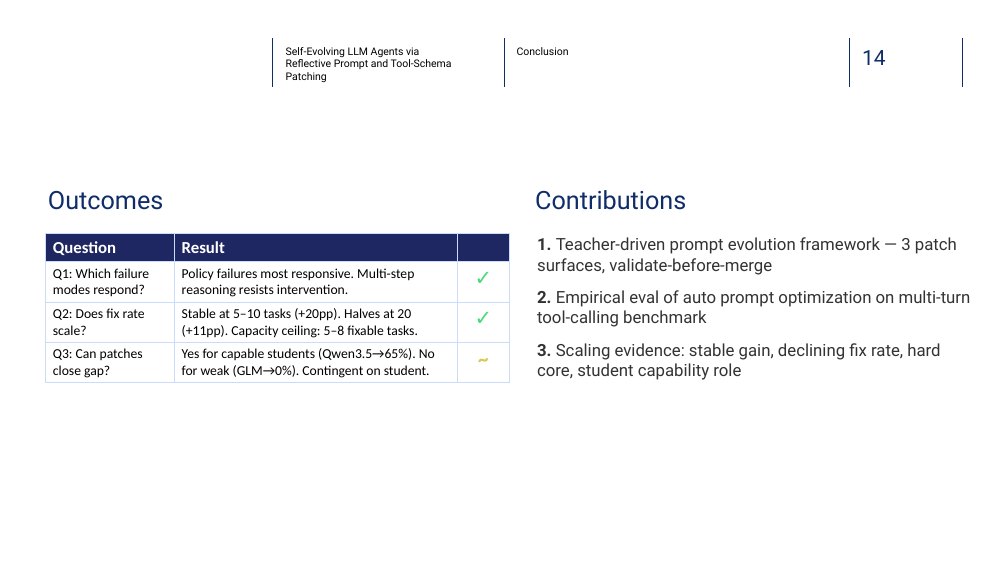
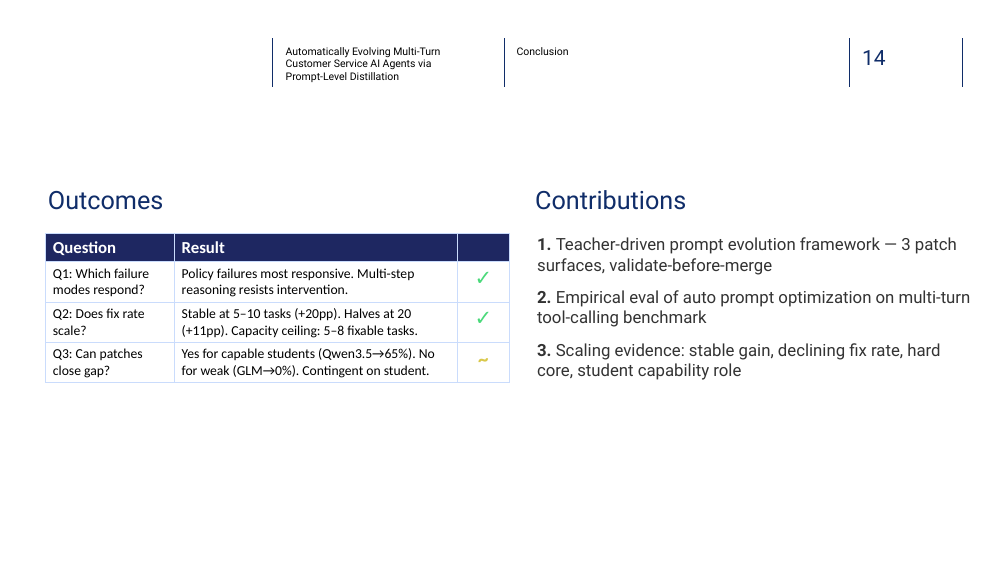
Before and after one commit to glebdementev/tau-evo, a slide deck: slide 15 of slides/defense.pptx (slide 14 before the commit). Drawn at 1008x567 pixels with LibreOffice and Linux fonts; fonts in the diff are those of the drawing; background and template pictures are left out. Boxes give left, top, right and bottom in pixels: in the first picture for what was removed or moved away, otherwise in the second. Text is boxed around its words. In the diff, an @@ line names an element or a change of style, - is before the commit and + after.

```diff
--- a/slides/defense.pptx
+++ b/slides/defense.pptx
@@ text at (x1=286, y1=47, x2=440, y2=82): text changed @@
-Self-Evolving LLM Agents via Reflective Prompt and Tool-Schema Patching
+Automatically Evolving Multi-Turn
+Customer Service AI Agents via Prompt-Level Distillation
```
Also in this commit, not shown: 14 other slides changed, 1 slide added, 1 other file.
